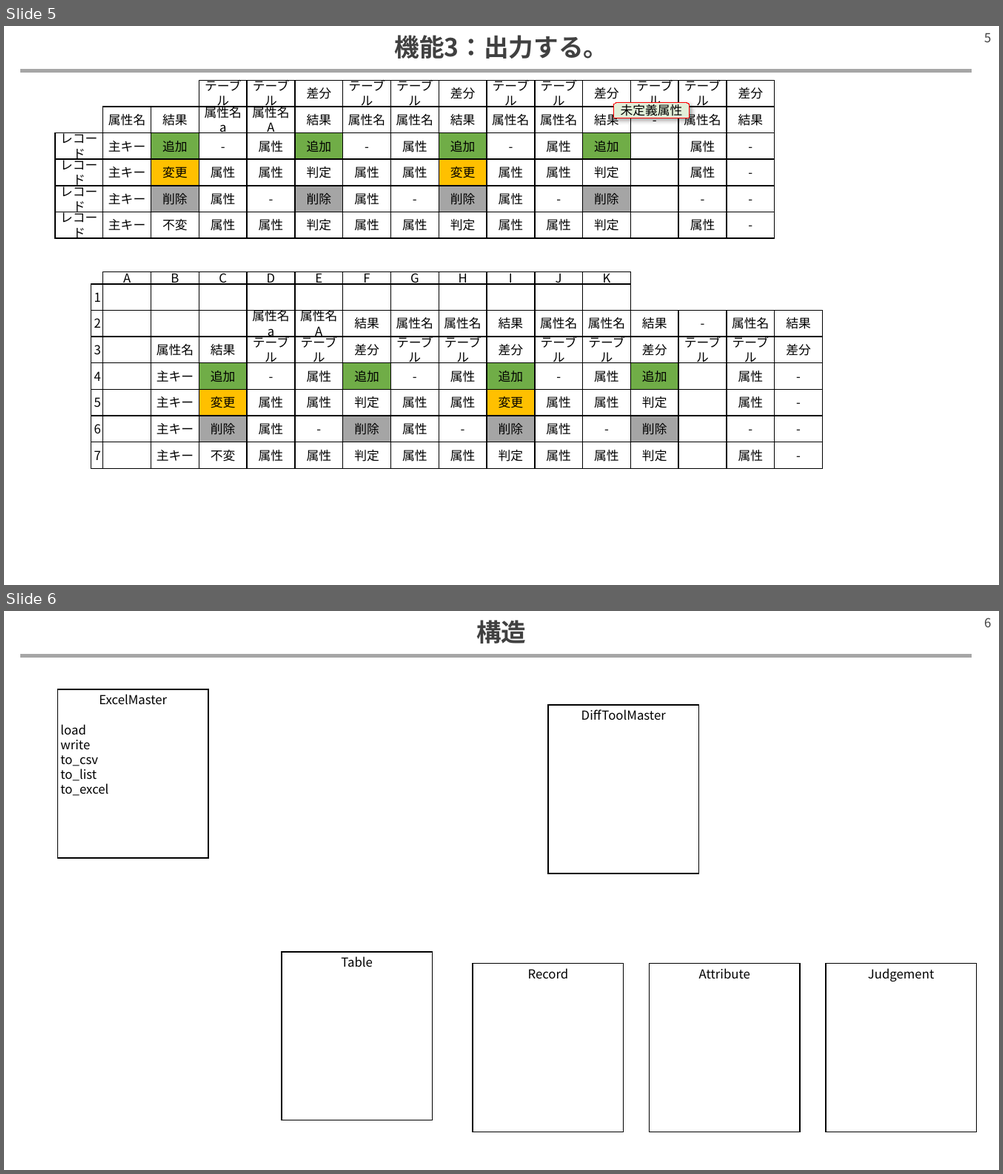
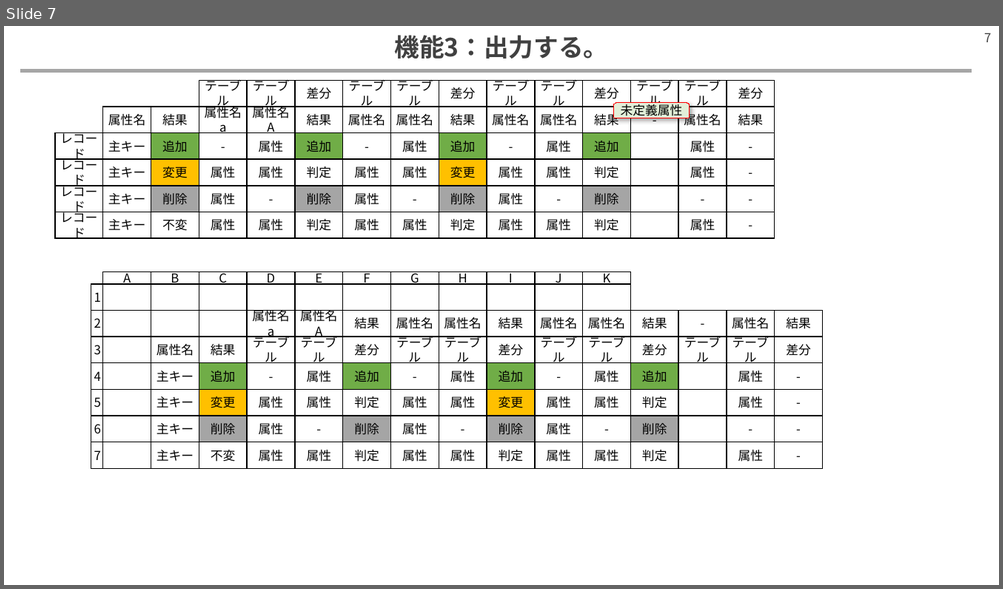
Before and after one commit to hitsuji-ga-u/diff-tools, a slide deck: sample/memo.pptx. Shown one above the other, each under a label of ours: slides 5 and 6 before the commit, slide 7 after it. The pictures are 1003x1174 and 1003x589 pixels, drawn with LibreOffice and Linux fonts; fonts in the diff are those of the drawing. Boxes give left, top, right and bottom in pixels: in the first picture for what was removed or moved away, otherwise in the second. Text is boxed around its words. In the diff, an @@ line names an element or a change of style, - is before the commit and + after.

Commit message:
out diff out

```diff
--- a/sample/memo.pptx
+++ b/sample/memo.pptx
@@ slide 6 removed at [4, 611, 999, 1170], background #FFFFFF; not listed: 2 template elements that a slide beside it also shows @@
@@ title removed at [476, 620, 526, 644] @@
-構造
@@ rectangle removed at [58, 689, 208, 858] @@
-ExcelMaster
-load
-write
-to_csv
-to_list
-to_excel
@@ rectangle removed at [548, 705, 699, 874] @@
-DiffToolMaster
@@ rectangle removed at [282, 952, 432, 1121] @@
-Table
@@ rectangle removed at [472, 964, 623, 1133] @@
-Record
@@ rectangle removed at [649, 964, 800, 1133] @@
-Attribute
@@ rectangle removed at [825, 964, 976, 1133] @@
-Judgement
@@ what was slide 5 is now slide 7 @@
@@ page number at [984, 33, 990, 42]: text changed @@
-5
+7
```
Also in this commit, not shown: 6 slides added, 3 other files.
